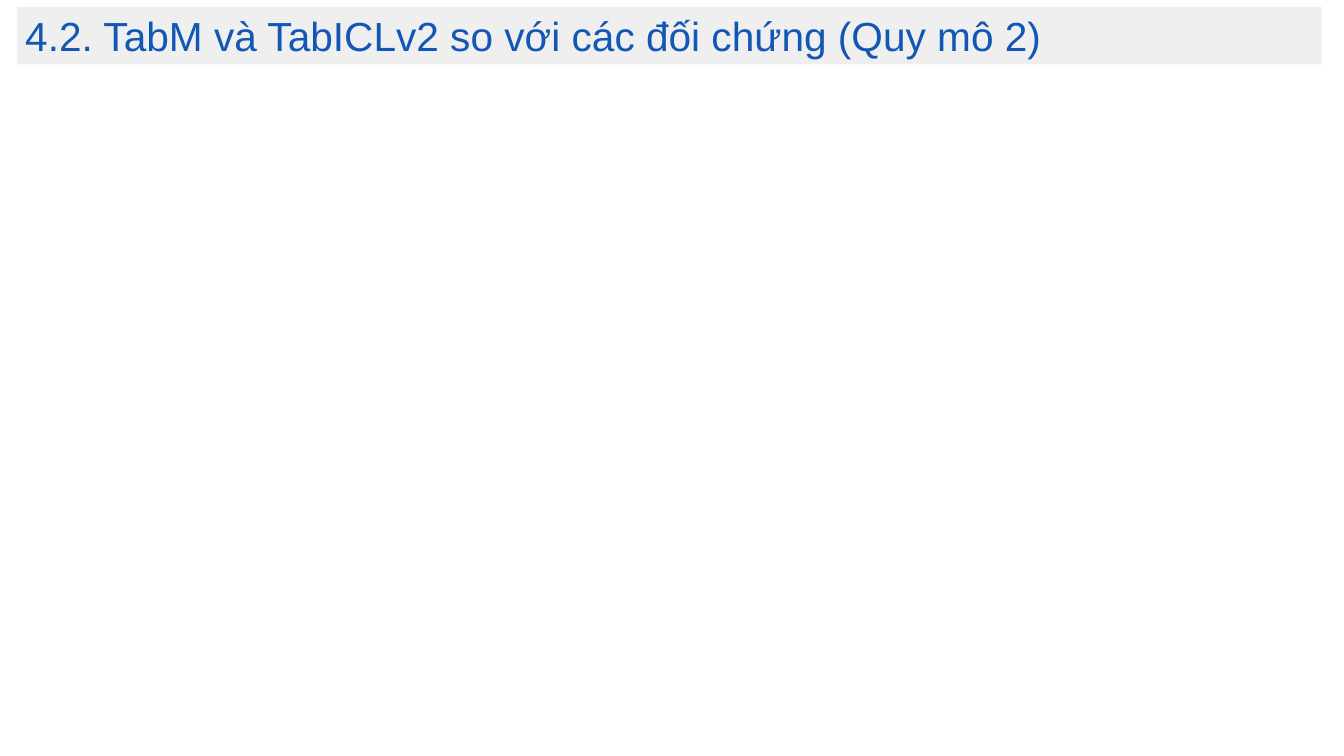
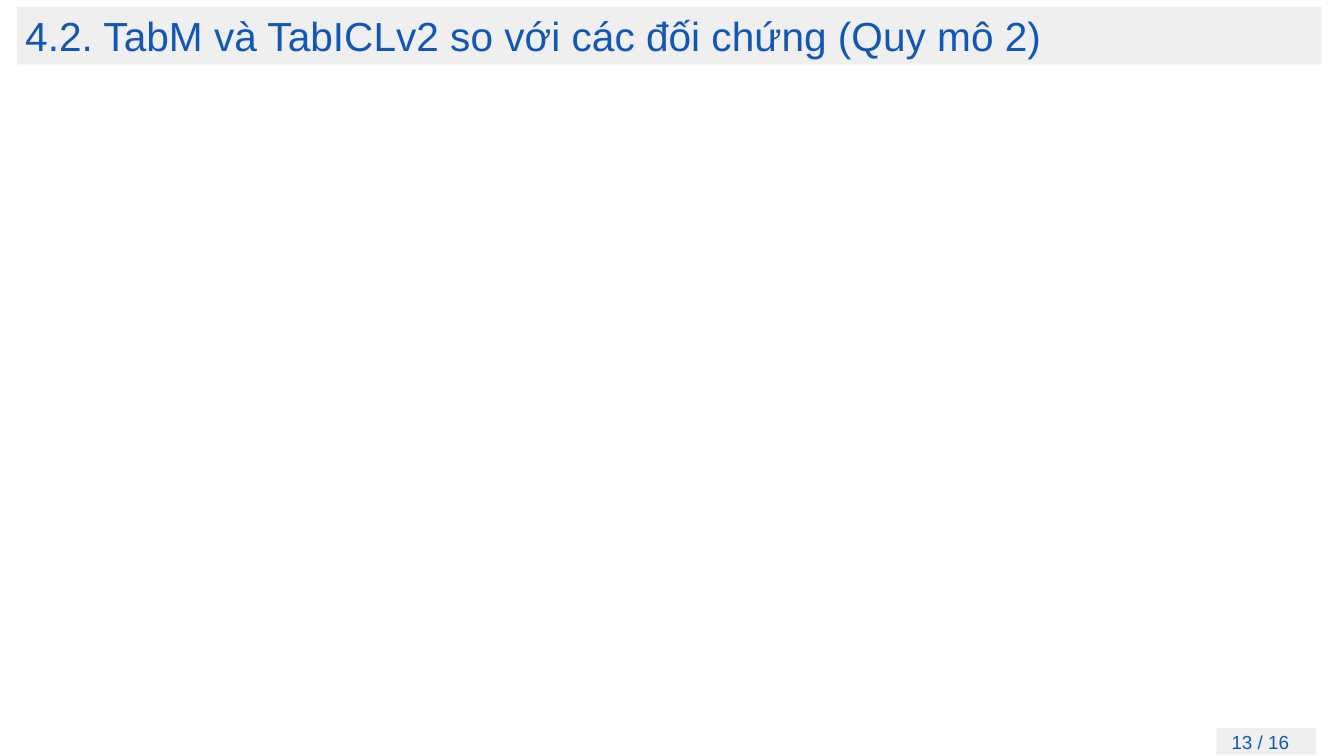
Before and after one commit to kttt294/PUBG-Weapon-Groups, a slide deck: slide 13 of docs/Thuyet_trinh_PUBG.pptx (slide 12 before the commit). Drawn at 1344x756 pixels with LibreOffice and Linux fonts; fonts in the diff are those of the drawing; background and template pictures are left out. Boxes give left, top, right and bottom in pixels: in the first picture for what was removed or moved away, otherwise in the second. Text is boxed around its words. In the diff, an @@ line names an element or a change of style, - is before the commit and + after.

```diff
--- a/docs/Thuyet_trinh_PUBG.pptx
+++ b/docs/Thuyet_trinh_PUBG.pptx
@@ rectangle added at box(1217, 728, 1317, 754), fill #EFEFEF @@
@@ text added at box(1232, 736, 1289, 749), 13.5 pt, text #1458B5 @@
+13 / 16
```
Also in this commit, not shown: 10 other slides changed, 5 slides added, 4 slides removed, 1 other file.
